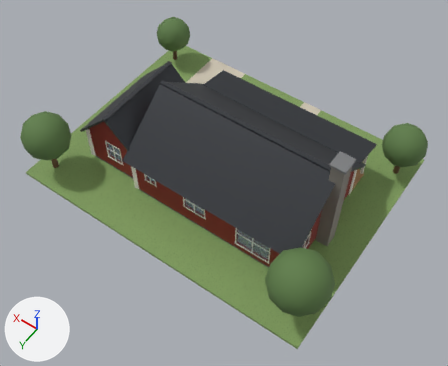
Two versions of the glTF model public/samples/ar-project-viewer/models/farmhouse-red.glb, one commit apart.
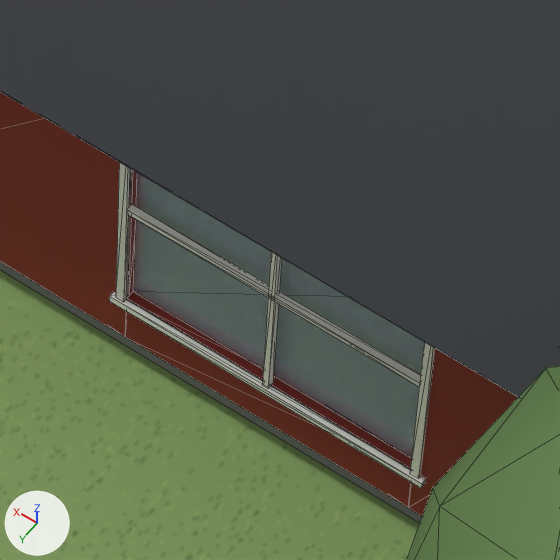
The first picture shows the older version from a camera (50 mm lens) standing at (-0.326, 0.463, 0.689) and looking at (-0.03, 0.048, 0.036). The close-ups show the older and then the newer version on the part from 50% to 63% of the width and 57% to 74% of the height of that picture. Only the edits that show in the close-ups are written down. Every picture has the same lights, and +X, +Y and +Z are marked at lower left. The close-ups show mesh edges as thin lines. Where no turn or scale is listed for an object, it has been applied to the vertices. Vertices at exactly the same position are counted once.

In view in the first close-up: 'foundation', 'frame', 'glass', 'lawn', 'leaves', 'roof-roof', 'siding', 'trim'.
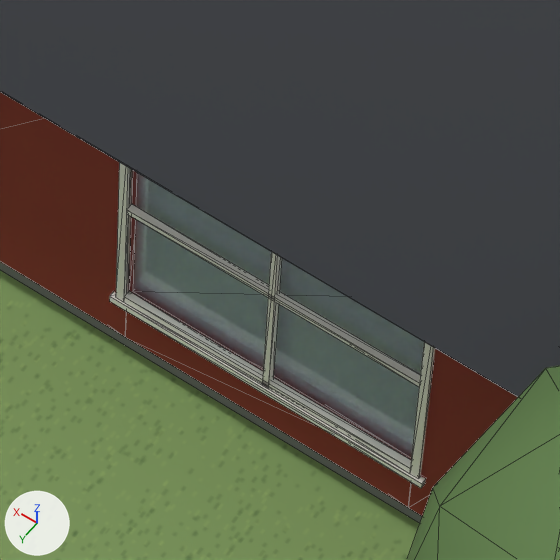
Location of each change, [x1, y1, x2, y2] in pixels of the close-ups (560 x 560 px):
```json
{"part": 1, "of": "me_mesh_9", "change": "added", "after": [124, 291, 411, 474]}
```

The change, as JSON lines over the scene's bpy script:
```json
{"block": "me_mesh_9", "where": "# used by ob_frame; location = (-0.045, 0.025, 0.0036)"}
{"op": "remove", "block": "me_mesh_9", "code": "me_mesh_9.from_pydata(...)  # 468 vertices, 756 faces; spans x -0.123..0.213, y -0.083..0.083, z 0.006..0.059"}
{"op": "add", "block": "me_mesh_9", "code": "me_mesh_9.from_pydata(...)  # 890 vertices, 1476 faces; spans x -0.123..0.213, y -0.083..0.083, z 0.006..0.059"}
{"block": "me_mesh_9", "change": "me_mesh_9 part 1: a new loose piece, a box spanning x -0.094..-0.046, y 0.0814..0.0826, z 0.016..0.0174, in mat_material_9 (white #f1ede4)"}
{"block": "me_mesh_9", "change": "other edits to the shape of me_mesh_9 do not show in these pictures"}
```
